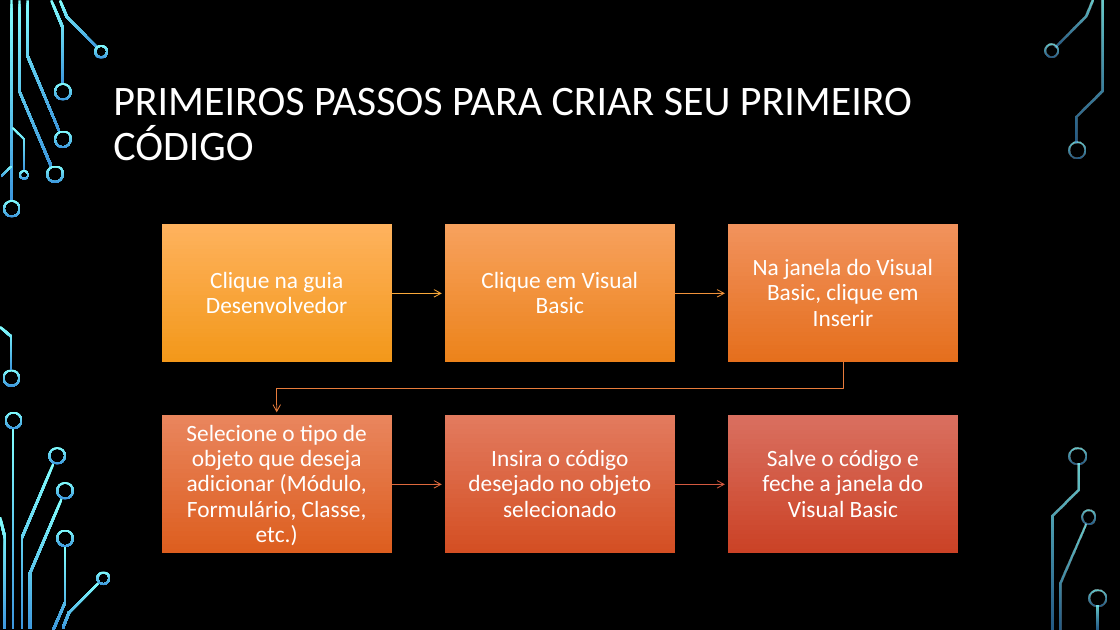
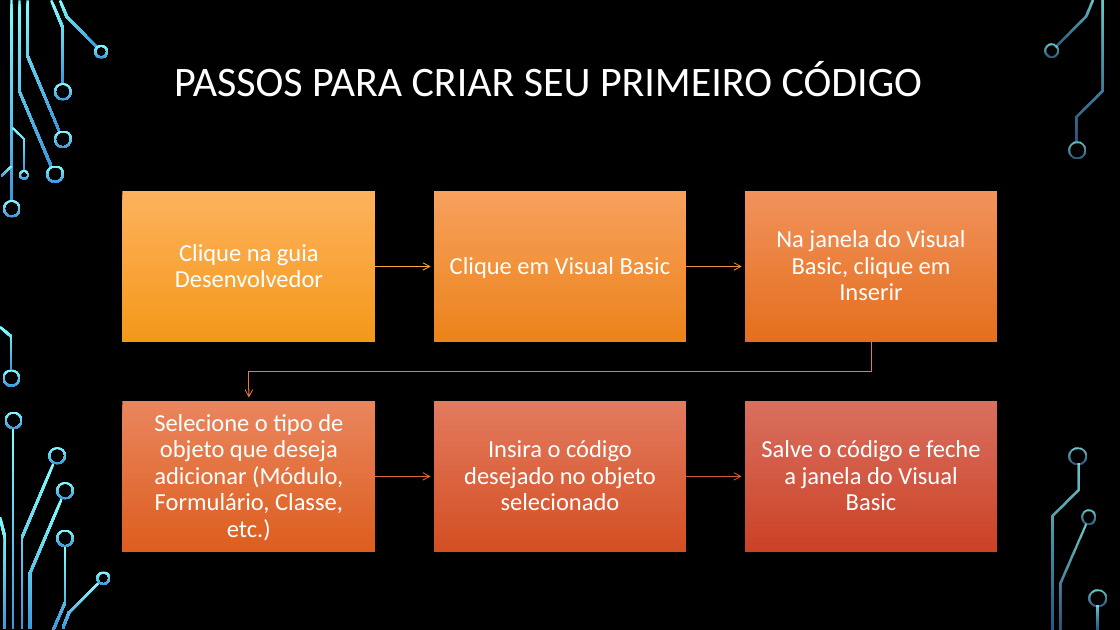
Before and after one commit to VitorKaviski/Curso_Kaviski_Excel_Basico_ao_Avancado, a slide deck: slide 14 of Curso Excel/Avançado/Aula 1 - Excel/Curso Excel - Avançado.pptx (slide 12 before the commit). Drawn at 1120x630 pixels with LibreOffice and Linux fonts; fonts in the diff are those of the drawing; background and template pictures are left out. Boxes give left, top, right and bottom in pixels: in the first picture for what was removed or moved away, otherwise in the second. Text is boxed around its words. In the diff, an @@ line names an element or a change of style, - is before the commit and + after.

```diff
--- a/Curso Excel/Avançado/Aula 1 - Excel/Curso Excel - Avançado.pptx
+++ b/Curso Excel/Avançado/Aula 1 - Excel/Curso Excel - Avançado.pptx
@@ title at <box>174,61,922,97</box>: text changed @@
-PRIMEIROS PASSOS PARA CRIAR SEU PRIMEIRO CÓDIGO
+PASSOS PARA CRIAR SEU PRIMEIRO CÓDIGO
@@ text "Clique na guia Desenvolvedor": place and size @@
-text "Clique na guia Desenvolvedor" at <box>206,272,347,313</box>
+text "Clique na guia Desenvolvedor" at <box>175,244,323,287</box>
@@ rectangle: place and size @@
-rectangle at <box>161,224,392,362</box>
+rectangle at <box>123,191,376,343</box>
@@ text "Clique em Visual Basic": place and size @@
-text "Clique em Visual Basic" at <box>481,272,639,313</box>
+text "Clique em Visual Basic" at <box>450,257,671,278</box>
@@ rectangle: place and size @@
-rectangle at <box>444,224,675,362</box>
+rectangle at <box>434,191,686,343</box>
@@ size 20 to 21 pt in 6 elements at <box>464,440,656,510</box>, <box>154,414,343,540</box>, <box>761,440,980,510</box>, <box>450,257,671,278</box>, <box>175,244,323,287</box>, <box>776,230,965,300</box> @@
@@ text "Na janela do Visual Basic, ...": place and size @@
-text "Na janela do Visual Basic, ..." at <box>753,259,933,326</box>
+text "Na janela do Visual Basic, ..." at <box>776,230,965,300</box>
@@ rectangle: place and size @@
-rectangle at <box>728,224,959,362</box>
+rectangle at <box>744,191,997,343</box>
@@ freeform shape: place and size @@
-freeform shape at <box>392,289,442,297</box>
+freeform shape at <box>376,262,431,271</box>
@@ freeform shape: place and size @@
-freeform shape at <box>675,289,725,297</box>
+freeform shape at <box>686,262,742,271</box>
@@ freeform shape: place and size @@
-freeform shape at <box>276,362,843,413</box>
+freeform shape at <box>249,342,871,397</box>
@@ text "Selecione o tipo de objeto ...": place and size @@
-text "Selecione o tipo de objeto ..." at <box>186,425,367,545</box>
+text "Selecione o tipo de objeto ..." at <box>154,414,343,540</box>
@@ rectangle: place and size @@
-rectangle at <box>161,415,392,553</box>
+rectangle at <box>123,401,376,553</box>
@@ text "Insira o código desejado no ...": place and size @@
-text "Insira o código desejado no ..." at <box>468,450,652,517</box>
+text "Insira o código desejado no ..." at <box>464,440,656,510</box>
@@ rectangle: place and size @@
-rectangle at <box>444,415,675,553</box>
+rectangle at <box>434,401,686,553</box>
@@ text "Salve o código e feche ...": place and size @@
-text "Salve o código e feche ..." at <box>762,450,924,517</box>
+text "Salve o código e feche ..." at <box>761,440,980,510</box>
@@ rectangle: place and size @@
-rectangle at <box>728,415,959,553</box>
+rectangle at <box>744,401,997,553</box>
@@ freeform shape: place and size @@
-freeform shape at <box>392,481,442,489</box>
+freeform shape at <box>376,472,431,481</box>
@@ freeform shape: place and size @@
-freeform shape at <box>675,481,725,489</box>
+freeform shape at <box>686,472,742,481</box>
```
Also in this commit, not shown: 3 other slides changed, 14 slides added, 8 slides removed, 2 other files.
